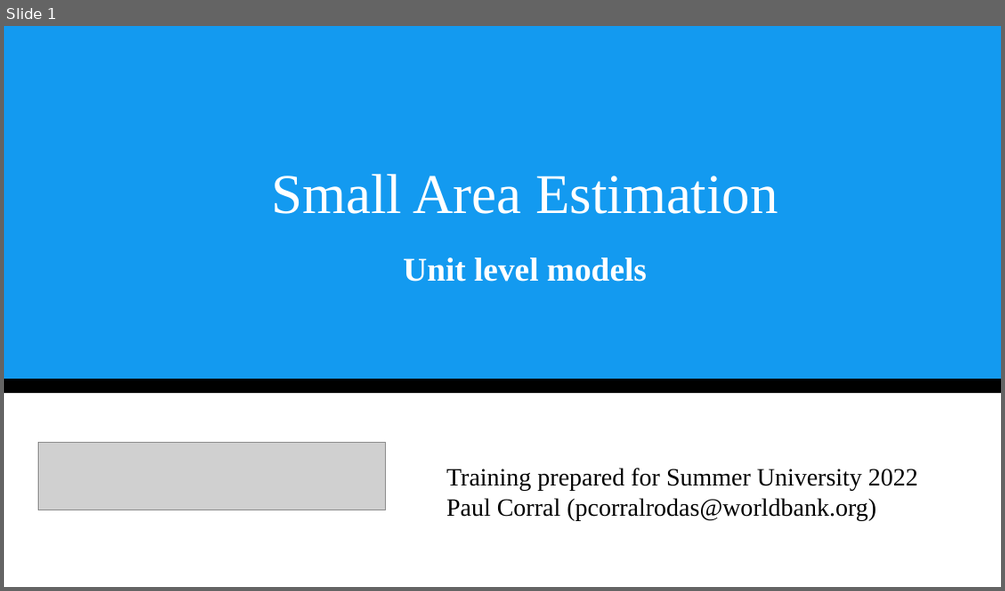
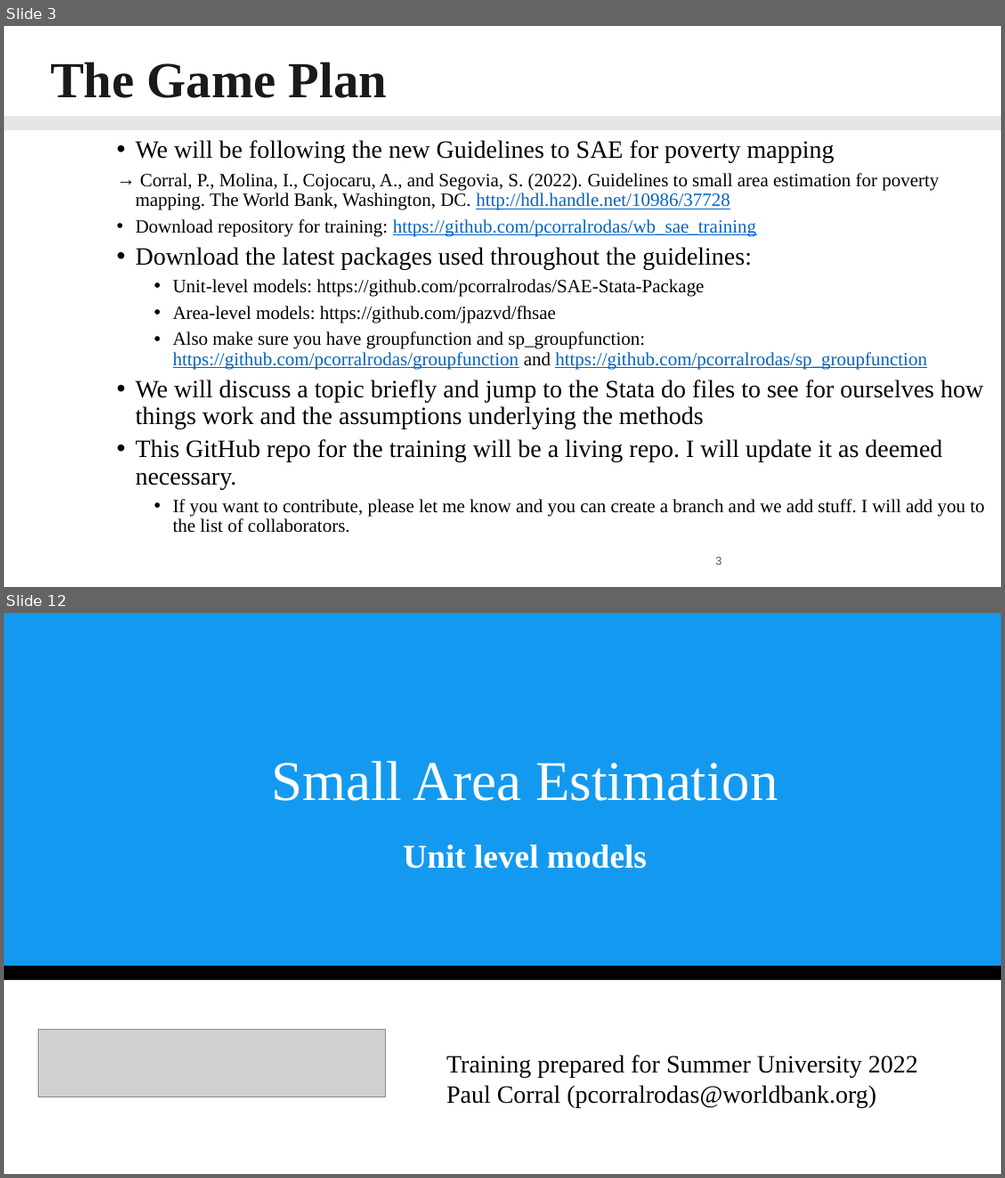
Before and after one commit to pcorralrodas/wb_sae_training, a slide deck: 03.Presentations/Small Area Estimation.pptx. Shown one above the other, each under a label of ours: slide 1 before the commit, slides 3 and 12 after it; the slides between them are not shown. The pictures are 1005x591 and 1005x1178 pixels, drawn with LibreOffice and Linux fonts; fonts in the diff are those of the drawing; grey boxes stand for pictures. Boxes give left, top, right and bottom in pixels: in the first picture for what was removed or moved away, otherwise in the second. Text is boxed around its words. In the diff, an @@ line names an element or a change of style, - is before the commit and + after.

Commit message:
Update Small Area Estimation.pptx
Adding FH exercise ( first version)

```diff
--- a/03.Presentations/Small Area Estimation.pptx
+++ b/03.Presentations/Small Area Estimation.pptx
@@ slide 3 added at box(4, 26, 1001, 587), background #FFFFFF @@
@@ title added at box(50, 62, 387, 98), 48.6 pt, text #1A1A1A, bold @@
+The Game Plan
@@ rectangle added at box(4, 116, 1001, 130), fill #E7E6E6 @@
@@ text added at box(136, 140, 984, 532), 18 pt, text #000000 @@
+      • We will be following the new Guidelines to SAE for poverty mapping
+      → Corral, P., Molina, I., Cojocaru, A., and Segovia, S. (2022). Guidelines to small area estimation for poverty mapping. The World Bank, Washington, DC. http://hdl.handle.net/10986/37728
+      • Download repository for training: https://github.com/pcorralrodas/wb_sae_training
+      • Download the latest packages used throughout the guidelines:
+        • Unit-level models: https://github.com/pcorralrodas/SAE-Stata-Package
+        • Area-level models: https://github.com/jpazvd/fhsae
+        • Also make sure you have groupfunction and sp_groupfunction: https://github.com/pcorralrodas/groupfunction and https://github.com/pcorralrodas/sp_groupfunction
+      • We will discuss a topic briefly and jump to the Stata do files to see for ourselves how things work and the assumptions underlying the methods
+      • This GitHub repo for the training will be a living repo. I will update it as deemed necessary.
+        • If you want to contribute, please let me know and you can create a branch and we add stuff. I will add you to the list of collaborators.
@@ page number added at box(715, 556, 721, 564), 11 pt, text #595959 @@
+3
@@ what was slide 1 is now slide 12 @@
```
Also in this commit, not shown: 1 slide changed, 10 other slides added.
